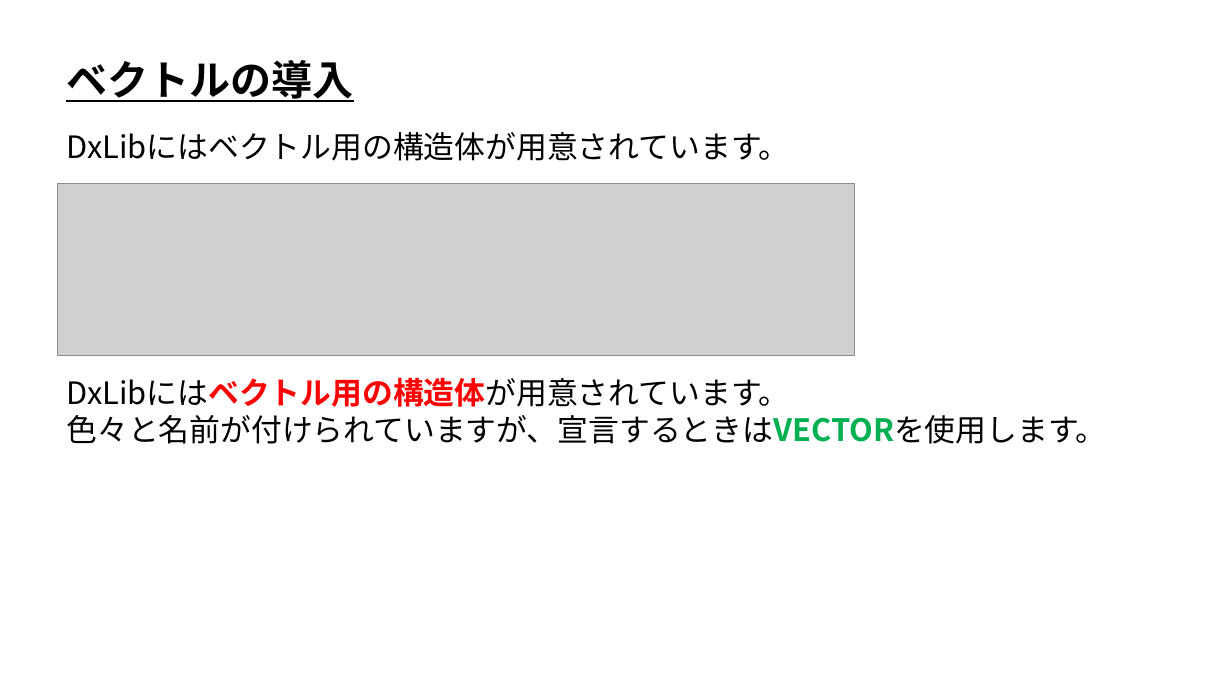
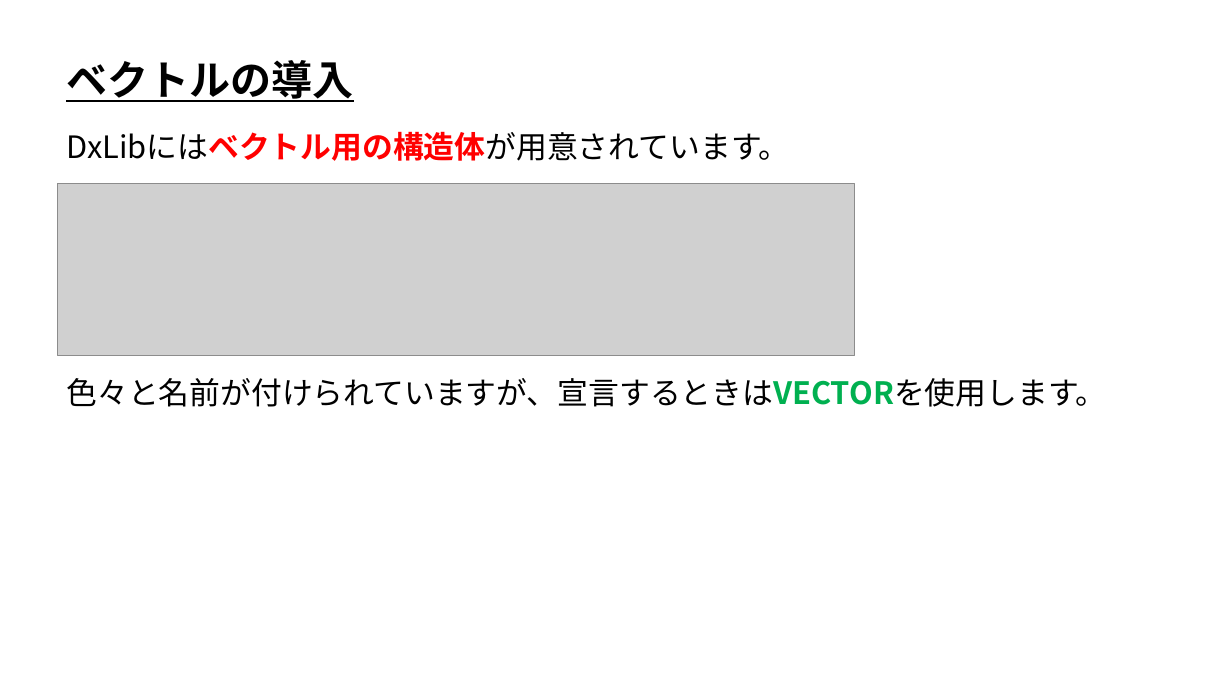
Before and after one commit to ArakiYusuke-Ohara/Textbook, a slide deck: slide 4 of ゲーム科1年/00_前期/ゲームプログラミングⅢ/ゲーム数学/実習/05_ベクトルの導入.pptx. Drawn at 1232x693 pixels with LibreOffice and Linux fonts; fonts in the diff are those of the drawing; grey boxes stand for pictures. Boxes give left, top, right and bottom in pixels: in the first picture for what was removed or moved away, otherwise in the second. Text is boxed around its words. In the diff, an @@ line names an element or a change of style, - is before the commit and + after.

```diff
--- a/ゲーム科1年/00_前期/ゲームプログラミングⅢ/ゲーム数学/実習/05_ベクトルの導入.pptx
+++ b/ゲーム科1年/00_前期/ゲームプログラミングⅢ/ゲーム数学/実習/05_ベクトルの導入.pptx
@@ text "DxLibにはベクトル用の構造体が用意されています。" at (x1=66, y1=131, x2=789, y2=161): text colour #000000 to #FF0000, bold on in "DxLibにはベクトル用の構造体が用意されています。" @@
@@ text at (x1=66, y1=377, x2=789, y2=407): paragraph removed @@
-DxLibにはベクトル用の構造体が用意されています。
```
Also in this commit, not shown: 2 other files.
